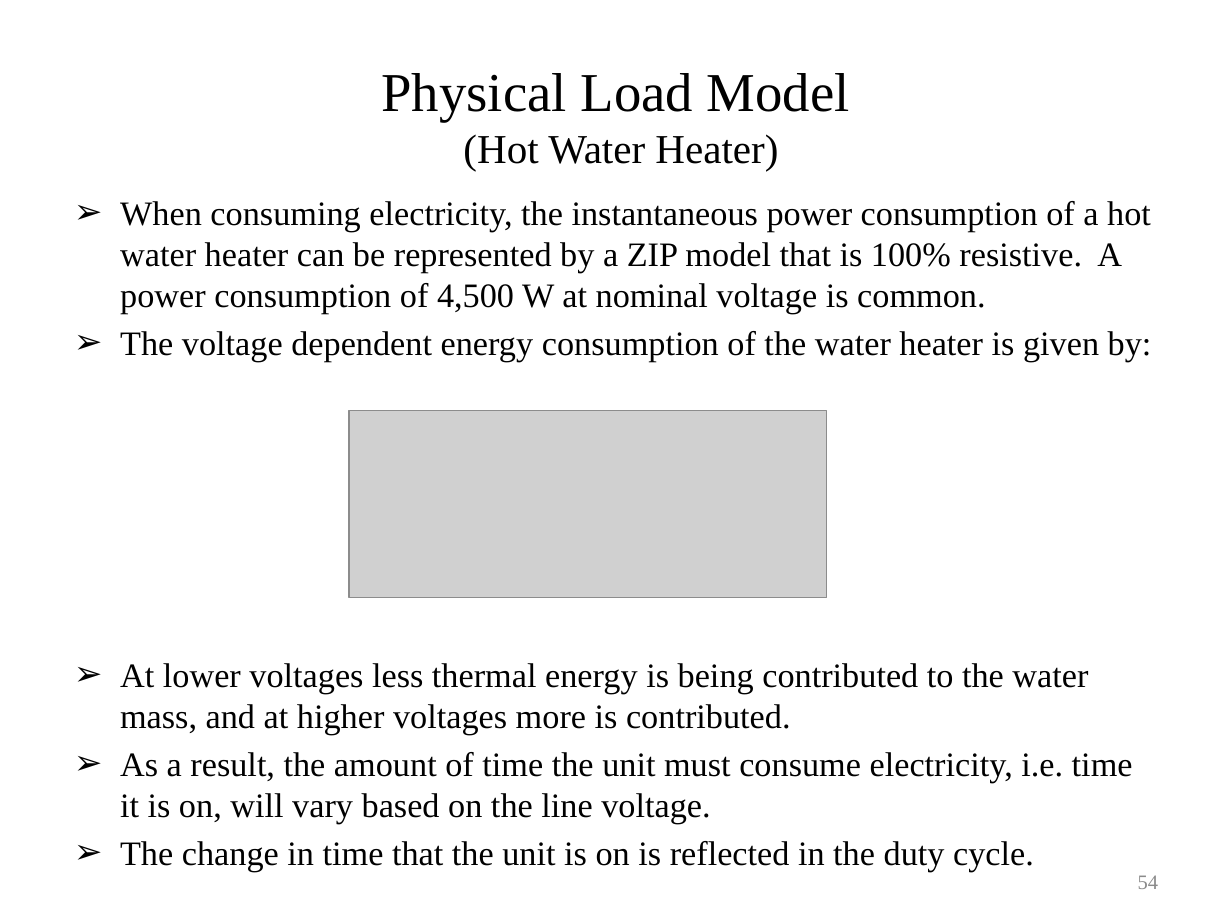
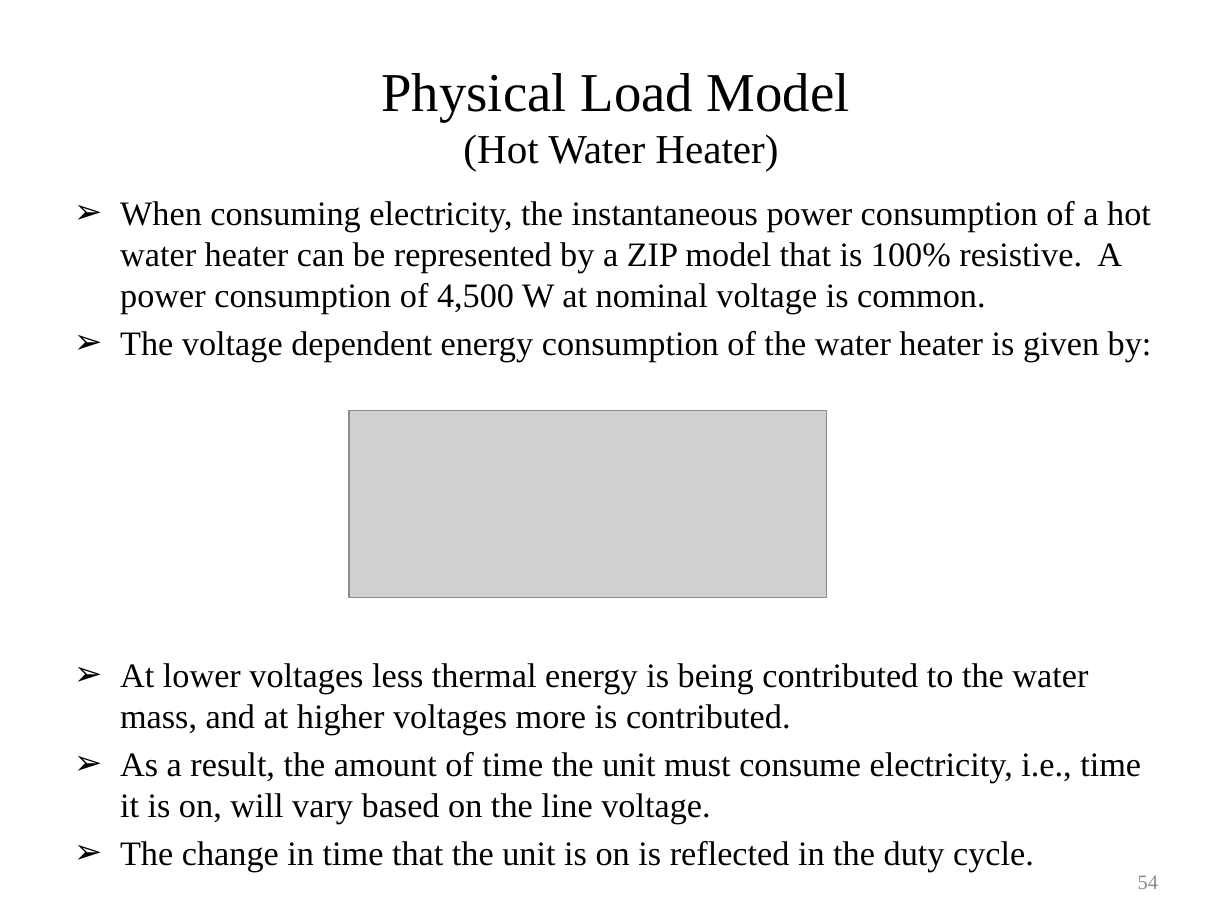
Before and after one commit to gridlab-d/course, a slide deck: slide 54 of University of Washington Class/Module 4 - Voltage control devices.pptx. Drawn at 1232x924 pixels with LibreOffice and Linux fonts; fonts in the diff are those of the drawing; grey boxes stand for pictures. Boxes give left, top, right and bottom in pixels: in the first picture for what was removed or moved away, otherwise in the second. Text is boxed around its words. In the diff, an @@ line names an element or a change of style, - is before the commit and + after.

Commit message:
Minor updates for consistency and spelling

```diff
--- a/University of Washington Class/Module 4 - Voltage control devices.pptx
+++ b/University of Washington Class/Module 4 - Voltage control devices.pptx
@@ text at [120, 752, 1141, 824]: text changed @@
-➢ As a result, the amount of time the unit must consume electricity, i.e. time it is on, will vary based on the line voltage.
+➢ As a result, the amount of time the unit must consume electricity, i.e., time it is on, will vary based on the line voltage.
```
Also in this commit, not shown: 12 other slides changed.
